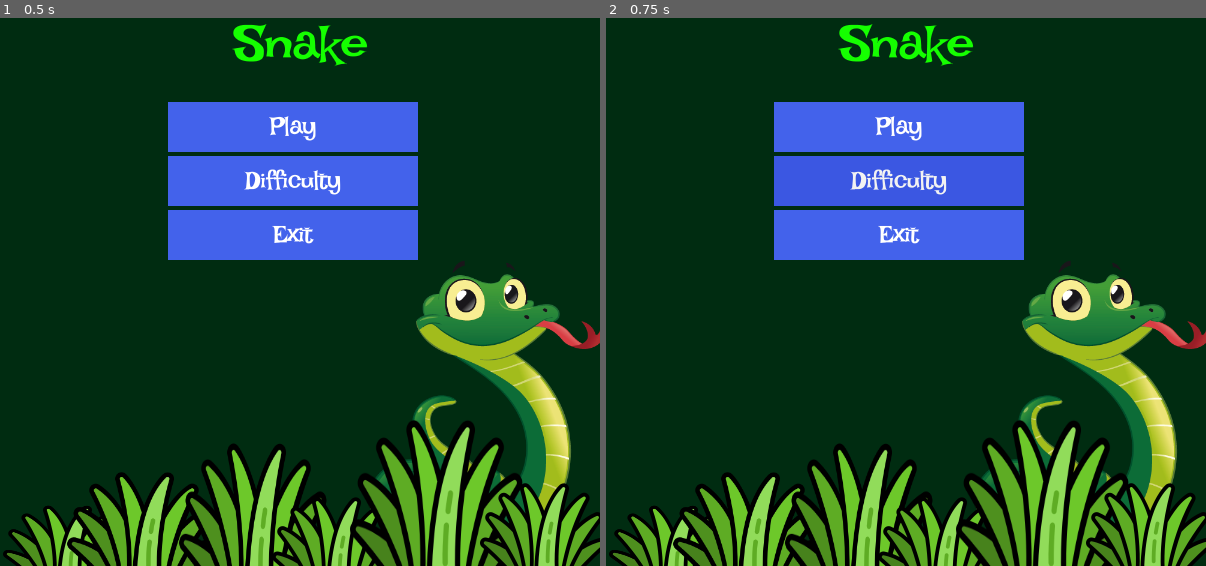
Above: before the commit, frames 1-2 (left to right).
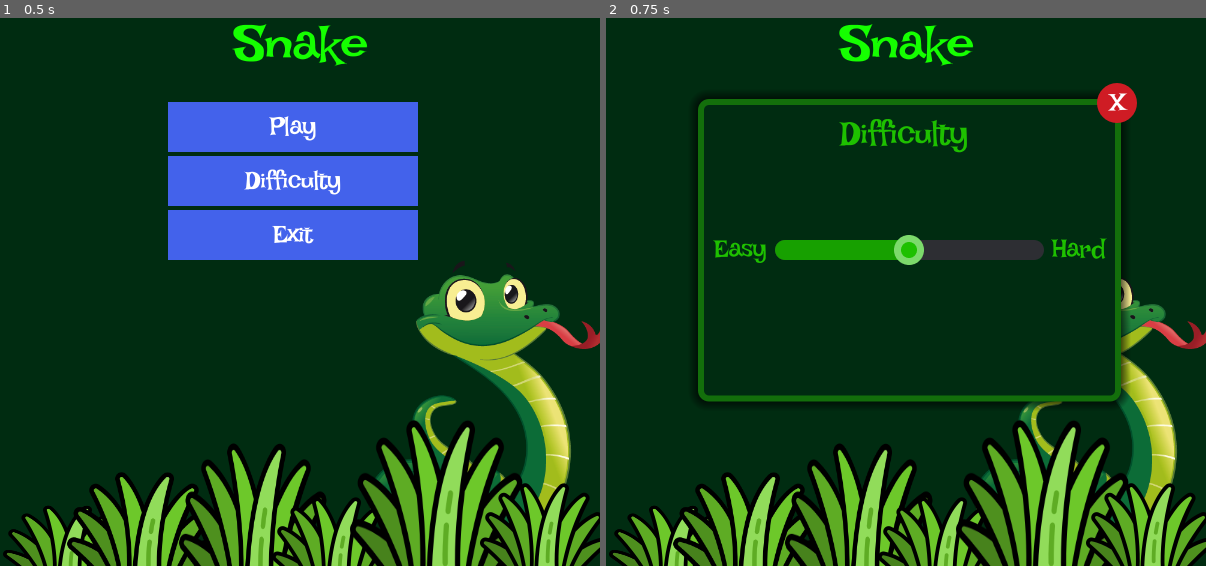
Above: after the commit, the same moments.

Repository: krabhi1/snake
Game: Godot game, scene res://main.tscn
The game is run twice, just before and just after one commit, with the same random seed, the same clock (stepped at 60 frames per second) and the same inputs. This scene is started directly instead of the project's main scene.
Inputs:
- Up to frame 1 (0.5 s): no input
- Up to frame 2 (0.75 s): click "Difficulty" at 0.5 s

Frame 1 is identical in both runs. In frame 2, 17% of the frame differs, in the area x 15-89%, y 11-72%.

Commit message:
added design of difficulty dialog

Diff:
--- /dev/null
+++ b/difficulty_dialog.gd
@@ -0,0 +1,17 @@
+extends Panel
+
+
+# Called when the node enters the scene tree for the first time.
+func _ready() -> void:
+	pass # Replace with function body.
+
+
+# Called every frame. 'delta' is the elapsed time since the previous frame.
+func _process(delta: float) -> void:
+	pass
+
+
+func _on_button_pressed() -> void:
+	#hide
+	visible = false
+	pass # Replace with function body.
--- /dev/null
+++ b/difficulty_dialog.tscn
@@ -0,0 +1,143 @@
+[gd_scene load_steps=13 format=3 uid="uid://pp2h72j7o18"]
+
+[ext_resource type="Theme" uid="uid://dyttrn2pjq2kk" path="res://assets/MainTheme.tres" id="1_p24xs"]
+[ext_resource type="Script" path="res://difficulty_dialog.gd" id="2_alf1g"]
+[ext_resource type="Texture2D" uid="uid://p8w1gwq5lfr3" path="res://assets/slider_grabber.png" id="2_ifnbo"]
+
+[sub_resource type="StyleBoxFlat" id="StyleBoxFlat_wvsj0"]
+bg_color = Color(0, 0.172549, 0.0666667, 1)
+border_width_left = 6
+border_width_top = 6
+border_width_right = 6
+border_width_bottom = 6
+border_color = Color(0.0745098, 0.435294, 0.0431373, 1)
+corner_radius_top_left = 10
+corner_radius_top_right = 10
+corner_radius_bottom_right = 10
+corner_radius_bottom_left = 10
+shadow_size = 10
+
+[sub_resource type="LabelSettings" id="LabelSettings_nkbnn"]
+font_size = 32
+font_color = Color(0.117647, 0.752941, 0, 1)
+
+[sub_resource type="LabelSettings" id="LabelSettings_bdgm0"]
+font_size = 24
+font_color = Color(0.117647, 0.752941, 0, 1)
+
+[sub_resource type="StyleBoxFlat" id="StyleBoxFlat_2320w"]
+bg_color = Color(0.176471, 0.180392, 0.2, 1)
+corner_radius_top_left = 10
+corner_radius_top_right = 10
+corner_radius_bottom_right = 10
+corner_radius_bottom_left = 10
+expand_margin_top = 10.0
+expand_margin_bottom = 10.0
+
+[sub_resource type="StyleBoxFlat" id="StyleBoxFlat_f6qrf"]
+bg_color = Color(0.0906695, 0.626684, 0, 1)
+corner_radius_top_left = 10
+corner_radius_bottom_left = 10
+expand_margin_top = 10.0
+expand_margin_bottom = 10.0
+
+[sub_resource type="LabelSettings" id="LabelSettings_t03qy"]
+font_size = 24
+font_color = Color(0.117647, 0.752941, 0, 1)
+
+[sub_resource type="StyleBoxFlat" id="StyleBoxFlat_s6uml"]
+bg_color = Color(0.885551, 0.133728, 0.162875, 1)
+corner_radius_top_left = 20
+corner_radius_top_right = 20
+corner_radius_bottom_right = 20
+corner_radius_bottom_left = 20
+
+[sub_resource type="StyleBoxFlat" id="StyleBoxFlat_dfrkl"]
+bg_color = Color(0.74902, 0.129412, 0.141176, 1)
+corner_radius_top_left = 20
+corner_radius_top_right = 20
+corner_radius_bottom_right = 20
+corner_radius_bottom_left = 20
+
+[sub_resource type="StyleBoxFlat" id="StyleBoxFlat_4y46a"]
+bg_color = Color(0.811765, 0.109804, 0.141176, 1)
+corner_radius_top_left = 20
+corner_radius_top_right = 20
+corner_radius_bottom_right = 20
+corner_radius_bottom_left = 20
+
+[node name="DifficultyDialog" type="Panel"]
+offset_left = -3.0
+offset_right = 420.0
+offset_bottom = 311.0
+theme = ExtResource("1_p24xs")
+theme_override_styles/panel = SubResource("StyleBoxFlat_wvsj0")
+script = ExtResource("2_alf1g")
+metadata/_edit_vertical_guides_ = [421.0]
+metadata/_edit_horizontal_guides_ = [317.0]
+
+[node name="Label2" type="Label" parent="."]
+layout_mode = 1
+anchors_preset = -1
+anchor_left = 0.5
+anchor_right = 0.5
+offset_left = -70.0
+offset_top = 16.0
+offset_right = 58.0
+offset_bottom = 39.0
+grow_horizontal = 2
+text = "Difficulty"
+label_settings = SubResource("LabelSettings_nkbnn")
+
+[node name="HBoxContainer" type="HBoxContainer" parent="."]
+layout_mode = 1
+anchors_preset = -1
+anchor_top = 0.5
+anchor_right = 1.0
+anchor_bottom = 0.5
+offset_left = 16.0
+offset_right = -16.0
+grow_horizontal = 2
+grow_vertical = 2
+theme_override_constants/separation = 8
+
+[node name="Label" type="Label" parent="HBoxContainer"]
+layout_mode = 2
+text = "Easy"
+label_settings = SubResource("LabelSettings_bdgm0")
+
+[node name="HSlider" type="HSlider" parent="HBoxContainer"]
+custom_minimum_size = Vector2(100, 20)
+layout_mode = 2
+size_flags_horizontal = 3
+size_flags_vertical = 4
+theme_override_icons/grabber = ExtResource("2_ifnbo")
+theme_override_icons/grabber_highlight = ExtResource("2_ifnbo")
+theme_override_styles/slider = SubResource("StyleBoxFlat_2320w")
+theme_override_styles/grabber_area = SubResource("StyleBoxFlat_f6qrf")
+theme_override_styles/grabber_area_highlight = SubResource("StyleBoxFlat_f6qrf")
+value = 50.0
+
+[node name="Label2" type="Label" parent="HBoxContainer"]
+layout_mode = 2
+text = "Hard"
+label_settings = SubResource("LabelSettings_t03qy")
+
+[node name="Button" type="Button" parent="."]
+custom_minimum_size = Vector2(40, 40)
+layout_mode = 1
+anchors_preset = 1
+anchor_left = 1.0
+anchor_right = 1.0
+offset_left = -24.0
+offset_top = -16.0
+offset_right = 16.0
+offset_bottom = 24.0
+grow_horizontal = 0
+theme_override_font_sizes/font_size = 24
+theme_override_styles/hover = SubResource("StyleBoxFlat_s6uml")
+theme_override_styles/pressed = SubResource("StyleBoxFlat_dfrkl")
+theme_override_styles/normal = SubResource("StyleBoxFlat_4y46a")
+text = "X"
+
+[connection signal="pressed" from="Button" to="." method="_on_button_pressed"]
--- a/main.gd
+++ b/main.gd
@@ -7,6 +7,9 @@
 
 
 func _on_difficulty_pressed() -> void:
+	#open the difficulty menu
+	$DifficultyDialog.visible = true
+
 
 	pass # Replace with function body.
 
--- a/main.tscn
+++ b/main.tscn
@@ -1,10 +1,11 @@
-[gd_scene load_steps=7 format=3 uid="uid://bqbr8h3fckbpf"]
+[gd_scene load_steps=8 format=3 uid="uid://bqbr8h3fckbpf"]
 
 [ext_resource type="Theme" uid="uid://dyttrn2pjq2kk" path="res://assets/MainTheme.tres" id="1_25jy1"]
 [ext_resource type="FontFile" uid="uid://7tdhnaelrkla" path="res://assets/IrishGrover-Regular.ttf" id="1_h6k0n"]
 [ext_resource type="Script" path="res://main.gd" id="2_4t6x1"]
 [ext_resource type="Texture2D" uid="uid://cqj5ov33360da" path="res://assets/snake.png" id="2_h7r3j"]
 [ext_resource type="Texture2D" uid="uid://ddclbt36svbnx" path="res://assets/grass.svg" id="4_8aw2t"]
+[ext_resource type="PackedScene" uid="uid://pp2h72j7o18" path="res://difficulty_dialog.tscn" id="6_jmwet"]
 
 [sub_resource type="LabelSettings" id="LabelSettings_yxqrw"]
 font_size = 48
@@ -73,36 +74,53 @@
 theme_override_font_sizes/font_size = 24
 text = "Exit"
 
-[node name="Grass" type="Sprite2D" parent="."]
+[node name="grasses" type="Node2D" parent="."]
+
+[node name="Grass" type="Sprite2D" parent="grasses"]
 position = Vector2(67, 576)
 scale = Vector2(0.5, 0.40625)
 texture = ExtResource("4_8aw2t")
 
-[node name="Grass2" type="Sprite2D" parent="."]
+[node name="Grass2" type="Sprite2D" parent="grasses"]
 position = Vector2(144, 560)
 scale = Vector2(0.6, 0.6)
 texture = ExtResource("4_8aw2t")
 
-[node name="Grass3" type="Sprite2D" parent="."]
+[node name="Grass3" type="Sprite2D" parent="grasses"]
 position = Vector2(256, 552)
 scale = Vector2(0.6, 0.83125)
 texture = ExtResource("4_8aw2t")
 
-[node name="Grass4" type="Sprite2D" parent="."]
+[node name="Grass4" type="Sprite2D" parent="grasses"]
 position = Vector2(336, 576)
 scale = Vector2(0.5, 0.5)
 texture = ExtResource("4_8aw2t")
 
-[node name="Grass5" type="Sprite2D" parent="."]
+[node name="Grass5" type="Sprite2D" parent="grasses"]
 position = Vector2(440, 536)
 scale = Vector2(0.7, 0.9125)
 texture = ExtResource("4_8aw2t")
 
-[node name="Grass7" type="Sprite2D" parent="."]
+[node name="Grass7" type="Sprite2D" parent="grasses"]
 position = Vector2(544, 562)
 scale = Vector2(0.5, 0.5)
 texture = ExtResource("4_8aw2t")
 
+[node name="DifficultyDialog" parent="." instance=ExtResource("6_jmwet")]
+visible = false
+layout_mode = 1
+anchors_preset = 8
+anchor_left = 0.5
+anchor_top = 0.5
+anchor_right = 0.5
+anchor_bottom = 0.5
+offset_left = -208.0
+offset_top = -167.0
+offset_right = 215.0
+offset_bottom = 135.5
+grow_horizontal = 2
+grow_vertical = 2
+
 [connection signal="pressed" from="VBoxContainer/Play" to="." method="_on_play_pressed"]
 [connection signal="pressed" from="VBoxContainer/Difficulty" to="." method="_on_difficulty_pressed"]
 [connection signal="pressed" from="VBoxContainer/Exit" to="." method="_on_exit_pressed"]
--- a/project.godot
+++ b/project.godot
@@ -21,6 +21,10 @@
 window/size/viewport_height=600
 window/stretch/mode="viewport"
 
+[gui]
+
+theme/default_font_multichannel_signed_distance_field=true
+
 [rendering]
 
 renderer/rendering_method="gl_compatibility"
Binary file added: assets/slider_grabber.png
Not shown, added: assets/slider_grabber.png.import
